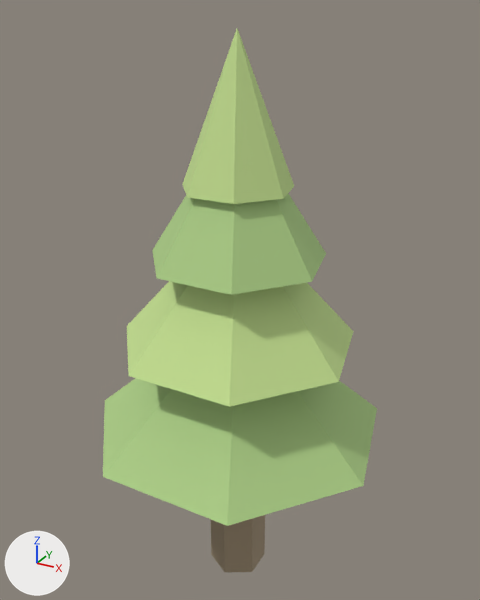
Renders of the glTF model assets/models/doodads/tree_pine.glb from each side of a commit.
The view is the same before and after, from a 50 mm camera at (29.8, -53.7, 60.5) aimed at (-0.8, 1.9, 32.7). The axes (+X, +Y, +Z) are drawn at lower left. The lights are the same throughout. The older version comes first. Vertices at exactly the same position are counted once.

The first picture shows 'tree_pine'.
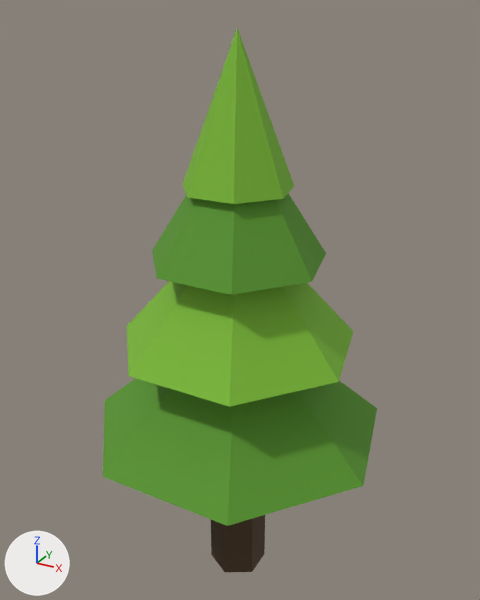
Changed parts and their boxes (x1, y1, x2, y2) in the pictures (480 x 600 px):
part 1 of me_cylinder, recoloured (darker)
    both: (103, 28, 377, 526)
part 2 of me_cylinder, recoloured (beige to brown)
    both: (211, 515, 265, 572)

The change, as a diff of the scene's bpy script:
```diff
--- a/assets/models/doodads/tree_pine.glb.py
+++ b/assets/models/doodads/tree_pine.glb.py
@@ me_cylinder @@
 me_cylinder.from_pydata(...)  # 44 vertices, 68 faces; spans x -15.6..15.6, y -14.4..16.0, z -14.0..45.0
 # used by ob_tree_pine; location = (0.0, 0.0, 14.0)
+# me_cylinder part 1: 48 faces centred in x -9.4..11.7, y -10.8..12.0, z 5.0..35.7 are repainted in the vertex colours; the middle colour goes from green #b9d78b to green #6aa72e
+# me_cylinder part 2: 20 faces centred in x -2.8..2.8, y -2.7..2.7, z -14.0..14.0 are repainted in the vertex colours; the middle colour goes from beige #a29076 to brown #4c3821
 me_cylinder.materials.append(mat_main)
```
